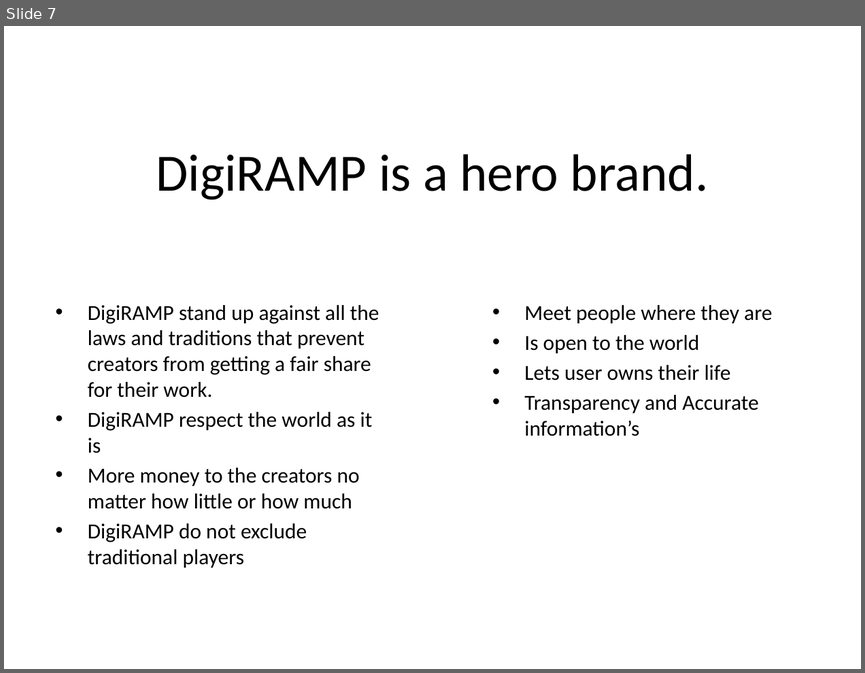
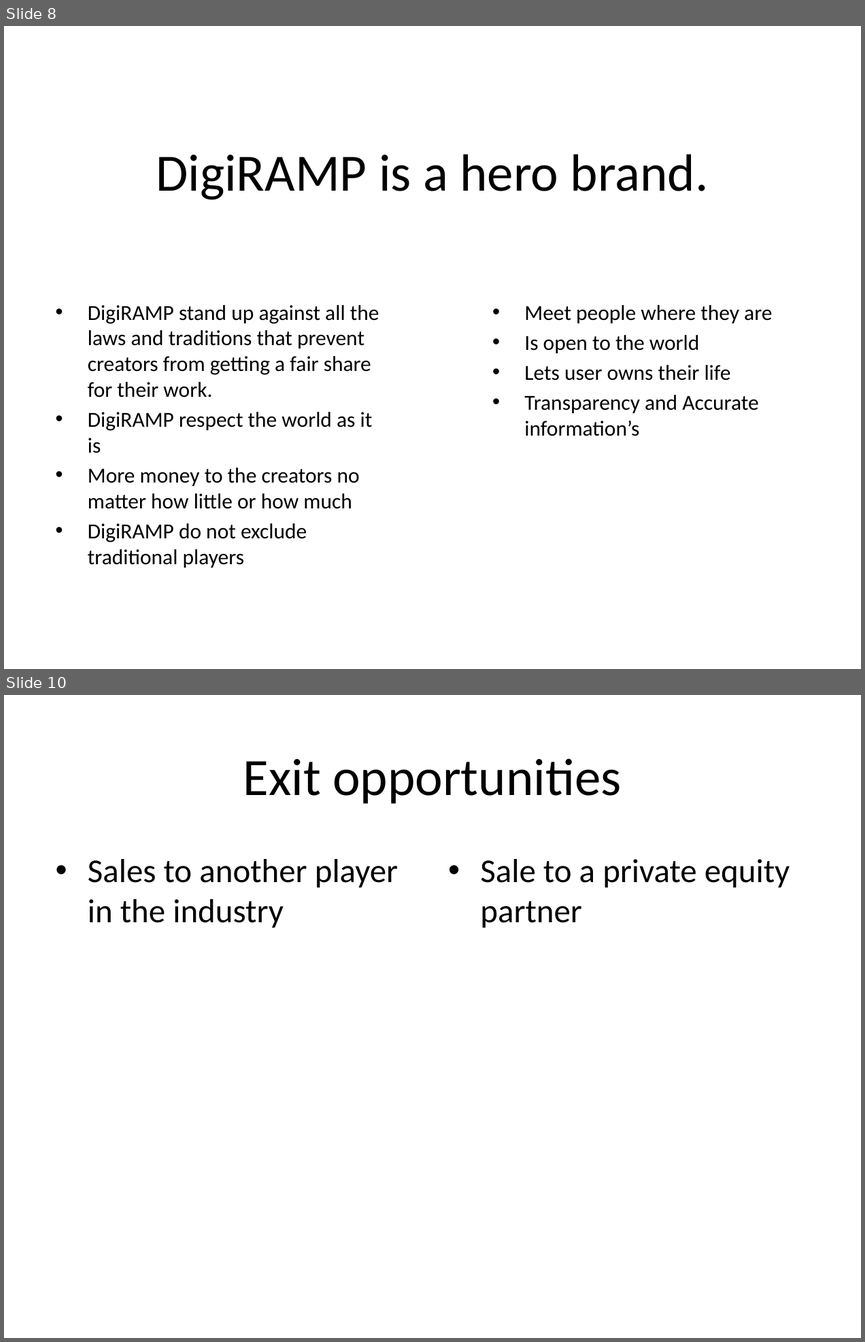
Before and after one commit to maxgronlund/digiramp, a slide deck: documents/strategy/consumer player/DigiRAMP-DEC-2015.pptx. Shown one above the other, each under a label of ours: slide 7 before the commit, slides 8 and 10 after it; the slides between them are not shown. The pictures are 865x673 and 865x1342 pixels, drawn with LibreOffice and Linux fonts; fonts in the diff are those of the drawing. Boxes give left, top, right and bottom in pixels: in the first picture for what was removed or moved away, otherwise in the second. Text is boxed around its words. In the diff, an @@ line names an element or a change of style, - is before the commit and + after.

```diff
--- a/documents/strategy/consumer player/DigiRAMP-DEC-2015.pptx
+++ b/documents/strategy/consumer player/DigiRAMP-DEC-2015.pptx
@@ slide 10 added at (4, 695, 861, 1338), background #FFFFFF @@
@@ title added at (243, 758, 621, 804), 44 pt, text #000000 @@
+Exit opportunities
@@ text added at (88, 859, 398, 928), 28 pt, text #000000 @@
+• Sales to another player in the industry
@@ text added at (480, 859, 789, 928), 28 pt, text #000000 @@
+• Sale to a private equity partner
@@ what was slide 7 is now slide 8 @@
```
Also in this commit, not shown: 4 slides changed, 2 other slides added, 23 other files.
